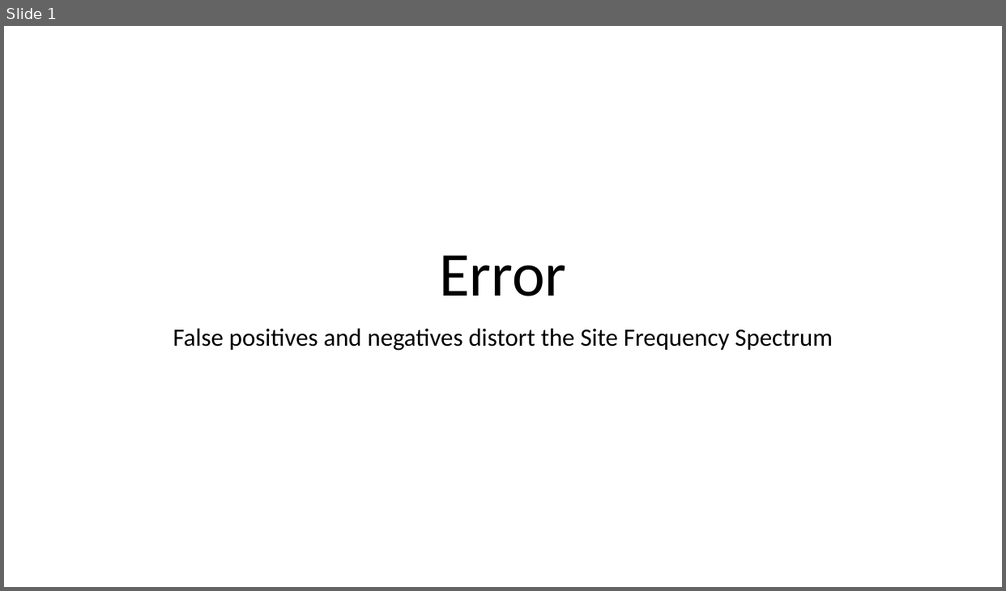
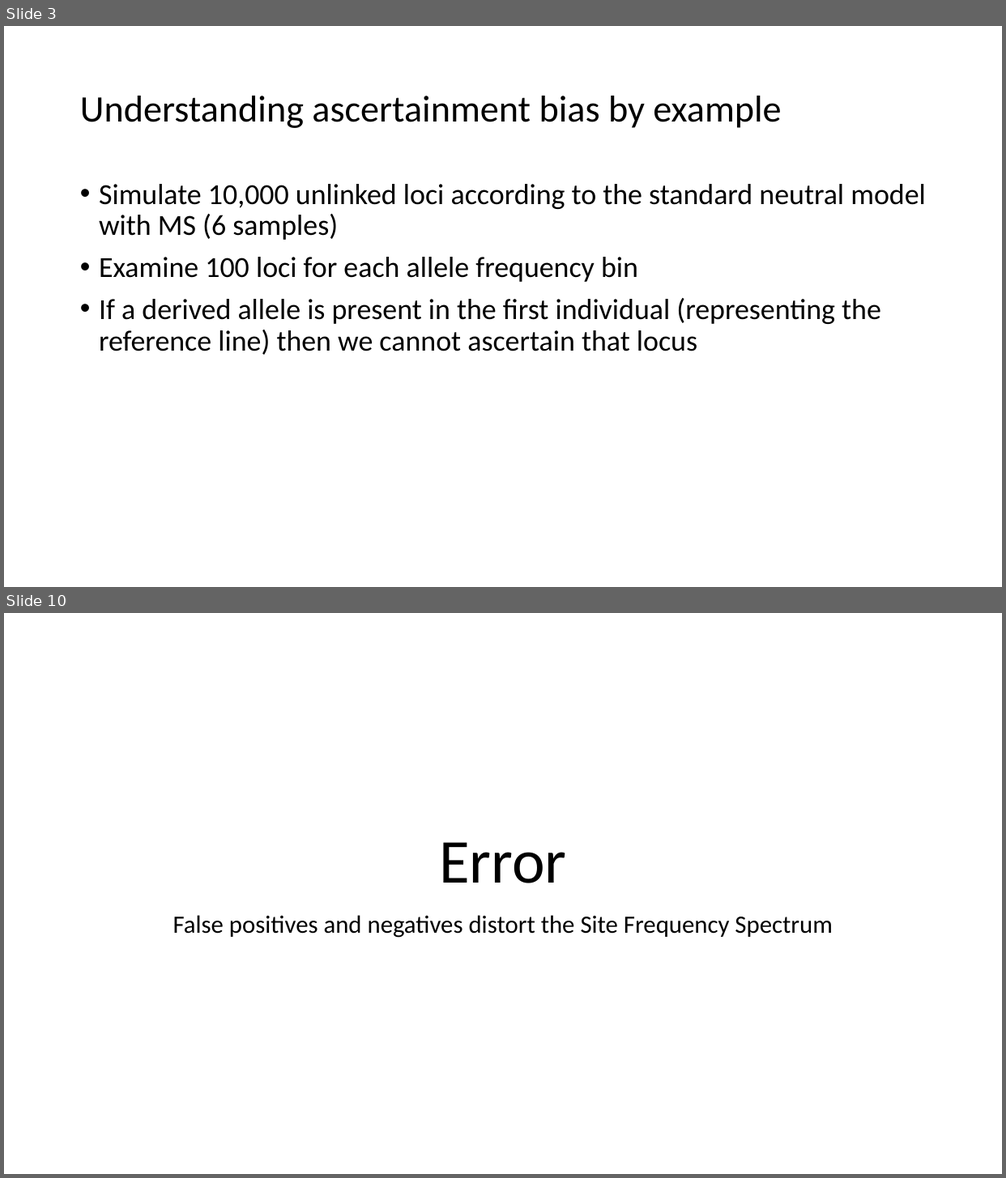
Before and after one commit to jjemerson/Sharing, a slide deck: AB_FP_FN.pptx. Shown one above the other, each under a label of ours: slide 1 before the commit, slides 3 and 10 after it; the slides between them are not shown. The pictures are 1006x591 and 1006x1178 pixels, drawn with LibreOffice and Linux fonts; fonts in the diff are those of the drawing. Boxes give left, top, right and bottom in pixels: in the first picture for what was removed or moved away, otherwise in the second. Text is boxed around its words. In the diff, an @@ line names an element or a change of style, - is before the commit and + after.

```diff
--- a/AB_FP_FN.pptx
+++ b/AB_FP_FN.pptx
@@ slide 3 added at [4,26,1002,587], background #FFFFFF @@
@@ title added at [80,96,781,128], 36 pt, text #000000 @@
+Understanding ascertainment bias by example
@@ text added at [99,184,926,355], 28 pt, text #000000 @@
+• Simulate 10,000 unlinked loci according to the standard neutral model with MS (6 samples)
+• Examine 100 loci for each allele frequency bin
+• If a derived allele is present in the first individual (representing the reference line) then we cannot ascertain that locus
@@ what was slide 1 is now slide 10 @@
```
Also in this commit, not shown: 8 other slides added.
